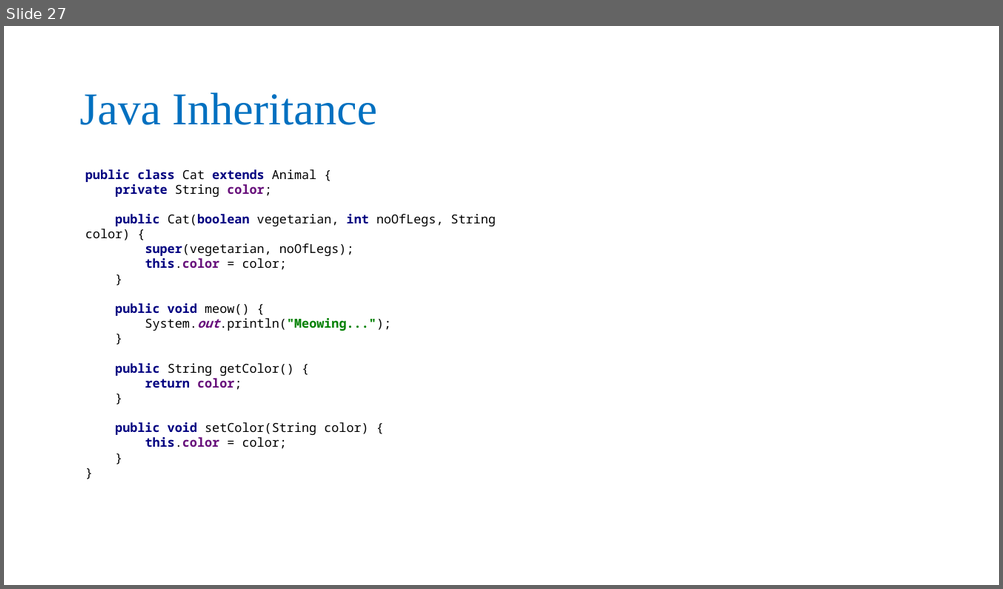
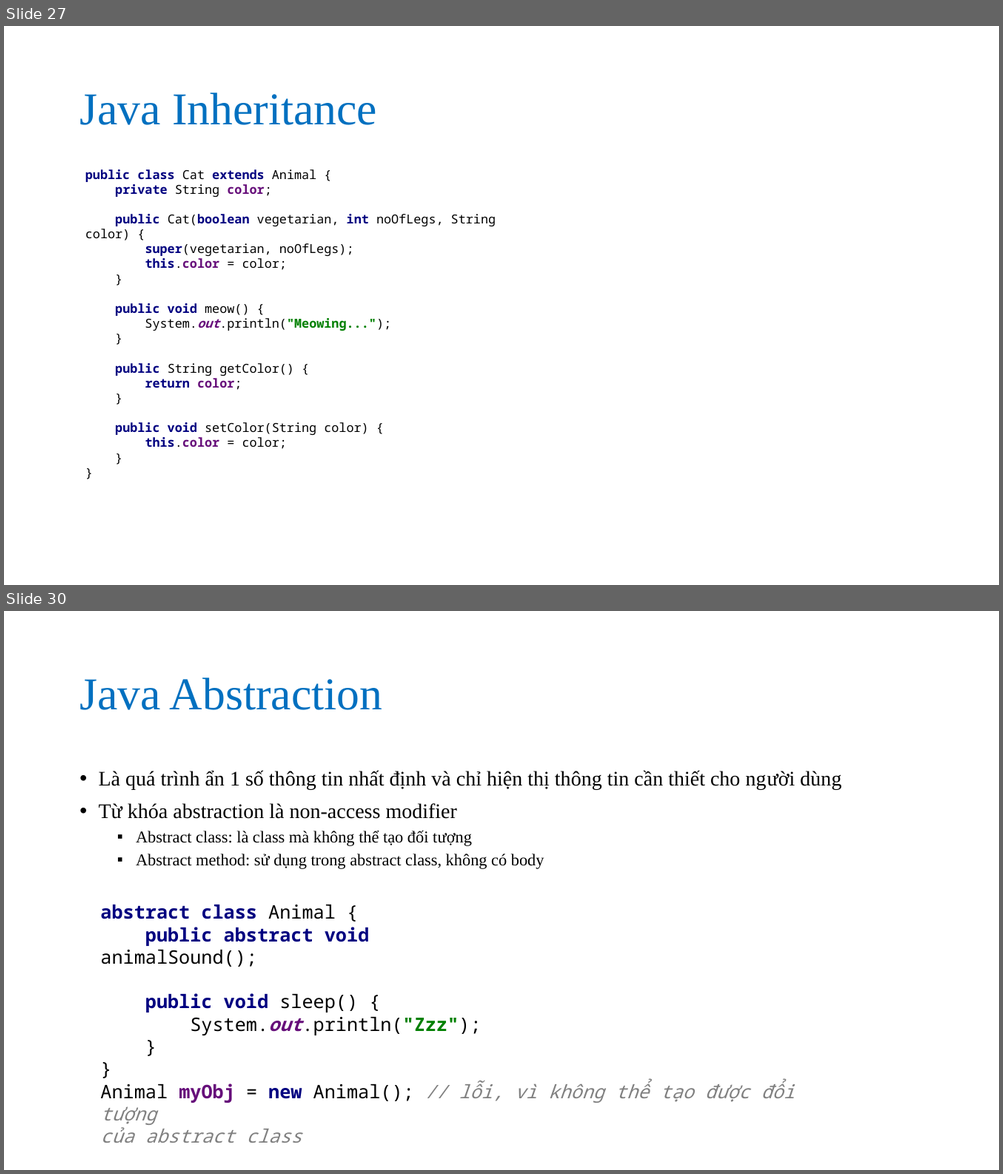
Before and after one commit to nguyenvanson332000/19jsp06, a slide deck: slides/java_core/java_oop.pptx. Shown one above the other, each under a label of ours: slide 27 before the commit, slides 27 and 30 after it; the slides between them are not shown. The pictures are 1003x589 and 1003x1174 pixels, drawn with LibreOffice and Linux fonts; fonts in the diff are those of the drawing. Boxes give left, top, right and bottom in pixels: in the first picture for what was removed or moved away, otherwise in the second. Text is boxed around its words. In the diff, an @@ line names an element or a change of style, - is before the commit and + after.

Commit message:
Java oop 2

```diff
--- a/slides/java_core/java_oop.pptx
+++ b/slides/java_core/java_oop.pptx
@@ slide 30 added at (4,611,999,1170), background #FFFFFF @@
@@ title added at (79,678,382,710), 44 pt, text #0070C0 @@
+Java Abstraction
@@ text added at (99,770,841,869), 20 pt, text #000000 @@
+• Là quá trình ẩn 1 số thông tin nhất định và chỉ hiện thị thông tin cần thiết cho người dùng
+• Từ khóa abstraction là non-access modifier
+  ▪ Abstract class: là class mà không thể tạo đối tượng
+  ▪ Abstract method: sử dụng trong abstract class, không có body
@@ text added at (100,905,481,1036), 18 pt, text #000000, bold @@
+abstract class Animal {
+public abstract void animalSound();
+public void sleep() {
+System.out.println("Zzz");
+}
+}
@@ text added at (100,1080,794,1143), 18 pt, text #808080, italic @@
+Animal myObj = new Animal(); // lỗi, vì không thể tạo được đổi tượng
+của abstract class
```
Also in this commit, not shown: 4 other slides added.
